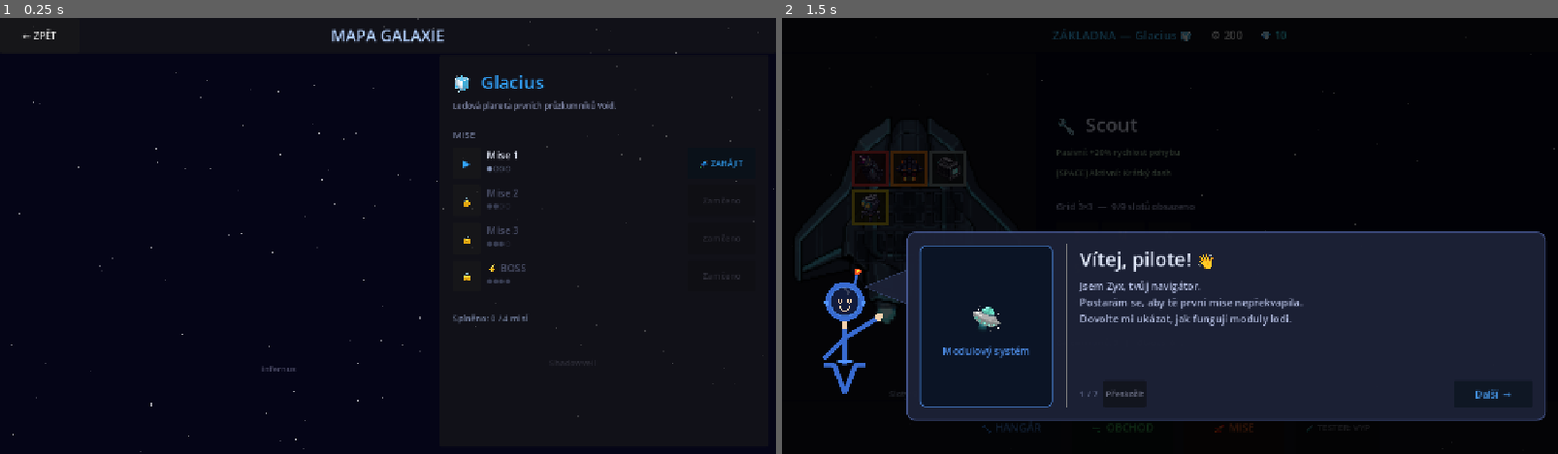
Above: before the commit, frames 1-2 (left to right).
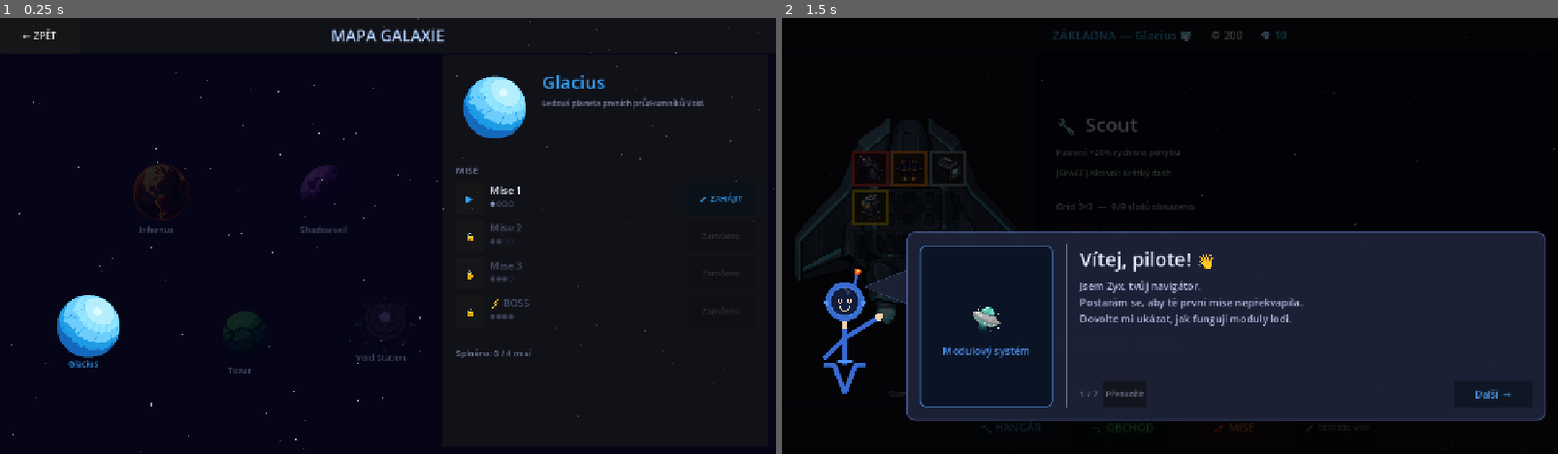
Above: after the commit, the same moments.

Repository: goldy714/Voidascend
Game: Godot game, scene res://scenes/planet_map.tscn
The game is run twice, just before and just after one commit, with the same random seed, the same clock (stepped at 60 frames per second) and the same inputs. This scene is started directly instead of the project's main scene.
Inputs:
- Up to frame 1 (0.25 s): no input
- Up to frame 2 (1.5 s): click "← ZPĚT" at 0.5 s; click "🔧 HANGÁR" at 1.25 s

The runs differ from the first frame. In frame 1, 3.8% of the frame differs, in the area x 7-96%, y 13-82%; in frame 2, nothing differs.

Commit message:
Add responsive planet map assets

Diff:
--- a/scripts/planet_map.gd
+++ b/scripts/planet_map.gd
@@ -1,20 +1,40 @@
 extends Node2D
 
 const PLANET_RADIUS: float = 56.0
-
-# Screen positions for each planet on the map
-const PLANET_POSITIONS: Dictionary = {
-	"glacius":     Vector2(210, 730),
-	"infernus":    Vector2(460, 510),
-	"toxar":       Vector2(700, 720),
-	"shadowveil":  Vector2(945, 500),
-	"void_station":Vector2(1165, 710),
+const PLANET_ART_DIR: String = "res://assets/fx"
+
+# Normalized positions inside the available map area.
+const PLANET_LAYOUT: Dictionary = {
+	"glacius":      Vector2(0.08, 0.76),
+	"infernus":     Vector2(0.30, 0.34),
+	"toxar":        Vector2(0.52, 0.78),
+	"shadowveil":   Vector2(0.74, 0.34),
+	"void_station": Vector2(0.94, 0.74),
 }
+
+const TOP_BAR_HEIGHT: float = 58.0
+const PANEL_MARGIN: float = 12.0
+const PANEL_GAP: float = 34.0
+const PANEL_MIN_WIDTH: float = 340.0
+const PANEL_MAX_WIDTH: float = 555.0
+const PANEL_WIDTH_RATIO: float = 0.42
+const COMPACT_WIDTH: float = 900.0
+const MAP_TOP_MARGIN: float = 42.0
+const MAP_SIDE_MARGIN: float = 64.0
+const MAP_BOTTOM_MARGIN: float = 92.0
 
 const MISSION_NAMES: Array[String] = ["Mise 1", "Mise 2", "Mise 3", "⚡ BOSS"]
 
 var _selected: String = ""
 var _panel_vbox: VBoxContainer
+var _mission_panel: PanelContainer
+var _bg_rect: ColorRect
+var _planet_art_rects: Dictionary = {}
+var _planet_emoji_labels: Dictionary = {}
+var _planet_name_labels: Dictionary = {}
+var _planet_buttons: Dictionary = {}
+var _planet_art_cache: Dictionary = {}
+var _last_viewport_size: Vector2 = Vector2.ZERO
 
 func _ready() -> void:
 	_build_bg()
@@ -23,11 +43,15 @@
 	_build_top_bar(ui)
 	_build_planet_nodes(ui)
 	_build_mission_panel(ui)
+	_update_layout(true)
 	_select_planet("glacius")
 
 func _unhandled_input(event: InputEvent) -> void:
 	if event.is_action_pressed("ui_cancel") and not event.is_echo():
 		SettingsMenu.open()
+
+func _process(_delta: float) -> void:
+	_update_layout()
 
 func _draw() -> void:
 	_draw_paths()
@@ -37,10 +61,10 @@
 # ── Background ────────────────────────────────────────────────
 
 func _build_bg() -> void:
-	var bg := ColorRect.new()
-	bg.color = Color(0.02, 0.02, 0.09)
-	bg.size = get_viewport_rect().size
-	add_child(bg)
+	_bg_rect = ColorRect.new()
+	_bg_rect.color = Color(0.02, 0.02, 0.09)
+	_bg_rect.size = get_viewport_rect().size
+	add_child(_bg_rect)
 	var rng := RandomNumberGenerator.new()
 	rng.seed = 53
 	var sz: Vector2 = get_viewport_rect().size
@@ -58,22 +82,25 @@
 	for i: int in range(GameData.PLANET_ORDER.size() - 1):
 		var pid_a: String = GameData.PLANET_ORDER[i]
 		var pid_b: String = GameData.PLANET_ORDER[i + 1]
-		var a: Vector2 = PLANET_POSITIONS[pid_a]
-		var b: Vector2 = PLANET_POSITIONS[pid_b]
+		var a: Vector2 = _planet_position(pid_a)
+		var b: Vector2 = _planet_position(pid_b)
 		var unlocked: bool = GameData.is_planet_unlocked(pid_b)
 		var col: Color = Color(0.35, 0.55, 0.90, 0.55) if unlocked \
 						else Color(0.18, 0.20, 0.30, 0.45)
 		var total: float = a.distance_to(b)
+		if total <= 0.001:
+			continue
 		var dir: Vector2 = (b - a) / total
-		var t: float = PLANET_RADIUS + 8.0
+		var radius: float = _planet_radius()
+		var t: float = radius + 8.0
 		var dash: float = 13.0
 		var gap: float  = 7.0
-		while t + dash < total - PLANET_RADIUS - 8.0:
+		while t + dash < total - radius - 8.0:
 			draw_line(a + dir * t, a + dir * (t + dash), col, 2.0)
 			t += dash + gap
 		# Arrow head near destination planet
 		if unlocked:
-			var tip: Vector2 = b - dir * (PLANET_RADIUS + 5.0)
+			var tip: Vector2 = b - dir * (radius + 5.0)
 			var perp: Vector2 = Vector2(-dir.y, dir.x)
 			draw_line(tip - dir * 9.0 + perp * 5.5, tip, col, 2.0)
 			draw_line(tip - dir * 9.0 - perp * 5.5, tip, col, 2.0)
@@ -81,36 +108,41 @@
 # ── Planet circle drawing ─────────────────────────────────────
 
 func _draw_planet(pid: String) -> void:
-	var pos: Vector2   = PLANET_POSITIONS[pid]
+	var pos: Vector2 = _planet_position(pid)
+	var radius: float = _planet_radius()
 	var pdata: Dictionary = GameData.PLANET_DATA[pid]
-	var col: Color     = pdata["color"]
+	var col: Color = pdata["color"]
 	var unlocked: bool = GameData.is_planet_unlocked(pid)
-	var done: int      = GameData.missions_done.get(pid, 0)
-	var is_sel: bool   = (_selected == pid)
+	var done: int = GameData.missions_done.get(pid, 0)
+	var is_sel: bool = (_selected == pid)
 
 	if not unlocked:
 		col = Color(0.16, 0.16, 0.22)
 
 	# Selection glow
 	if is_sel:
-		draw_circle(pos, PLANET_RADIUS + 14.0, Color(col.r, col.g, col.b, 0.10))
-		draw_arc(pos, PLANET_RADIUS + 9.0, 0.0, TAU, 48,
+		draw_circle(pos, radius + 14.0, Color(col.r, col.g, col.b, 0.10))
+		draw_arc(pos, radius + 9.0, 0.0, TAU, 48,
 			Color(col.r, col.g, col.b, 0.80), 2.5)
 
 	# Drop shadow
-	draw_circle(pos + Vector2(4.0, 5.0), PLANET_RADIUS, Color(0.0, 0.0, 0.0, 0.38))
-
-	# Body fill
-	draw_circle(pos, PLANET_RADIUS,
-		Color(col.r * 0.16, col.g * 0.18, col.b * 0.20, 0.97))
-
-	# Colored rim
-	draw_arc(pos, PLANET_RADIUS, 0.0, TAU, 48,
+	draw_circle(pos + Vector2(4.0, 5.0), radius, Color(0.0, 0.0, 0.0, 0.38))
+
+	var texture: Texture2D = _get_planet_art(pid)
+	if texture != null:
+		var rect := Rect2(
+			pos - Vector2(radius, radius),
+			Vector2(radius * 2.0, radius * 2.0)
+		)
+		var tint := Color(1.0, 1.0, 1.0, 1.0) if unlocked \
+				else Color(0.30, 0.30, 0.38, 0.46)
+		draw_texture_rect(texture, rect, false, tint)
+	else:
+		_draw_planet_body_fallback(pos, col, radius)
+
+	# Colored rim keeps progression state readable over detailed art.
+	draw_arc(pos, radius, 0.0, TAU, 48,
 		Color(col.r, col.g, col.b, 0.88 if unlocked else 0.22), 2.8)
-
-	# Inner sheen
-	draw_arc(pos, PLANET_RADIUS * 0.60, PI * 1.1, PI * 1.7, 12,
-		Color(1.0, 1.0, 1.0, 0.09), PLANET_RADIUS * 0.40)
 
 	# Padlock overlay on locked planets
 	if not unlocked:
@@ -126,7 +158,33 @@
 			Color(0.42, 0.44, 0.58, 0.85))
 
 	# Progress dots below
-	_draw_progress_dots(pos + Vector2(0.0, PLANET_RADIUS + 26.0), done, unlocked, col)
+	_draw_progress_dots(pos + Vector2(0.0, radius + 26.0), done, unlocked, col)
+
+func _draw_planet_body_fallback(pos: Vector2, col: Color, radius: float) -> void:
+	# Fallback for missing PNG assets; detailed art should be used in normal builds.
+	draw_circle(pos, radius,
+		Color(col.r * 0.16, col.g * 0.18, col.b * 0.20, 0.97))
+	draw_arc(pos, radius * 0.60, PI * 1.1, PI * 1.7, 12,
+		Color(1.0, 1.0, 1.0, 0.09), radius * 0.40)
+
+func _get_planet_art(pid: String) -> Texture2D:
+	var path: String = "%s/planet_%s.png" % [PLANET_ART_DIR, pid]
+	if _planet_art_cache.has(path):
+		return _planet_art_cache[path] as Texture2D
+
+	var texture: Texture2D = null
+	if ResourceLoader.exists(path, "Texture2D"):
+		texture = load(path) as Texture2D
+
+	if texture == null and FileAccess.file_exists(path):
+		var image: Image = Image.new()
+		var err: int = image.load(path)
+		if err == OK and not image.is_empty():
+			texture = ImageTexture.create_from_image(image)
+
+	if texture != null:
+		_planet_art_cache[path] = texture
+	return texture
 
 func _draw_progress_dots(base: Vector2, done: int, unlocked: bool, col: Color) -> void:
 	var gap: float = 15.0
@@ -150,23 +208,29 @@
 
 func _build_planet_nodes(ui: CanvasLayer) -> void:
 	for pid: String in GameData.PLANET_ORDER:
-		var pos: Vector2 = PLANET_POSITIONS[pid]
 		var pdata: Dictionary = GameData.PLANET_DATA[pid]
 		var col: Color = pdata["color"]
 		var unlocked: bool = GameData.is_planet_unlocked(pid)
 
-		# Emoji centered on circle
+		var planet_art := TextureRect.new()
+		planet_art.texture = _get_planet_art(pid)
+		planet_art.stretch_mode = TextureRect.STRETCH_KEEP_ASPECT_CENTERED
+		planet_art.mouse_filter = Control.MOUSE_FILTER_IGNORE
+		ui.add_child(planet_art)
+		_planet_art_rects[pid] = planet_art
+
+		# Emoji fallback for missing art. Hidden when PNG art is available.
 		var emo := Label.new()
 		emo.text = pdata["emoji"]
 		emo.add_theme_font_size_override("font_size", 28)
-		emo.position = pos - Vector2(17.0, 19.0)
 		emo.size = Vector2(34.0, 38.0)
 		emo.horizontal_alignment = HORIZONTAL_ALIGNMENT_CENTER
-		emo.vertical_alignment   = VERTICAL_ALIGNMENT_CENTER
+		emo.vertical_alignment = VERTICAL_ALIGNMENT_CENTER
 		emo.mouse_filter = Control.MOUSE_FILTER_IGNORE
 		if not unlocked:
 			emo.modulate = Color(0.0, 0.0, 0.0, 0.0)
 		ui.add_child(emo)
+		_planet_emoji_labels[pid] = emo
 
 		# Name label below circle
 		var nl := Label.new()
@@ -174,24 +238,154 @@
 		nl.add_theme_font_size_override("font_size", 14)
 		nl.add_theme_color_override("font_color",
 			col if unlocked else Color(0.28, 0.28, 0.38))
-		nl.position = Vector2(pos.x - 70.0, pos.y + PLANET_RADIUS + 4.0)
 		nl.size = Vector2(140.0, 22.0)
 		nl.horizontal_alignment = HORIZONTAL_ALIGNMENT_CENTER
 		nl.mouse_filter = Control.MOUSE_FILTER_IGNORE
 		ui.add_child(nl)
+		_planet_name_labels[pid] = nl
 
 		# Invisible click button (only unlocked planets clickable)
 		if unlocked:
 			var btn := Button.new()
-			var r: float = PLANET_RADIUS * 2.2
-			btn.position = pos - Vector2(r * 0.5, r * 0.5)
-			btn.size = Vector2(r, r)
 			btn.flat = true
 			for sname: String in ["normal", "hover", "pressed", "focus", "disabled"]:
 				btn.add_theme_stylebox_override(sname, StyleBoxEmpty.new())
 			btn.tooltip_text = pdata["name"]
 			btn.pressed.connect(func() -> void: _select_planet(pid))
 			ui.add_child(btn)
+			_planet_buttons[pid] = btn
+
+func _update_layout(force: bool = false) -> void:
+	var viewport_size: Vector2 = get_viewport_rect().size
+	if not force and viewport_size == _last_viewport_size:
+		return
+
+	_last_viewport_size = viewport_size
+	if _bg_rect != null:
+		_bg_rect.size = viewport_size
+	_layout_mission_panel(viewport_size)
+	_layout_planet_nodes()
+	if not _selected.is_empty():
+		_refresh_panel()
+	queue_redraw()
+
+func _layout_mission_panel(viewport_size: Vector2) -> void:
+	if _mission_panel == null:
+		return
+
+	if _is_compact_layout(viewport_size):
+		var panel_height: float = _compact_panel_height(viewport_size)
+		_mission_panel.anchor_left = 0.0
+		_mission_panel.anchor_right = 1.0
+		_mission_panel.anchor_top = 1.0
+		_mission_panel.anchor_bottom = 1.0
+		_mission_panel.offset_left = PANEL_MARGIN
+		_mission_panel.offset_right = -PANEL_MARGIN
+		_mission_panel.offset_top = -panel_height - PANEL_MARGIN
+		_mission_panel.offset_bottom = -PANEL_MARGIN
+	else:
+		var panel_width: float = _wide_panel_width(viewport_size)
+		_mission_panel.anchor_left = 1.0
+		_mission_panel.anchor_right = 1.0
+		_mission_panel.anchor_top = 0.0
+		_mission_panel.anchor_bottom = 1.0
+		_mission_panel.offset_left = -panel_width - PANEL_MARGIN
+		_mission_panel.offset_right = -PANEL_MARGIN
+		_mission_panel.offset_top = TOP_BAR_HEIGHT + 4.0
+		_mission_panel.offset_bottom = -PANEL_MARGIN
+
+func _layout_planet_nodes() -> void:
+	for pid: String in GameData.PLANET_ORDER:
+		var pos: Vector2 = _planet_position(pid)
+		var radius: float = _planet_radius()
+		var unlocked: bool = GameData.is_planet_unlocked(pid)
+		var texture: Texture2D = _get_planet_art(pid)
+
+		if _planet_art_rects.has(pid):
+			var art_rect: TextureRect = _planet_art_rects[pid] as TextureRect
+			art_rect.texture = texture
+			art_rect.visible = texture != null
+			art_rect.position = pos - Vector2(radius, radius)
+			art_rect.size = Vector2(radius * 2.0, radius * 2.0)
+			art_rect.modulate = Color.WHITE if unlocked else Color(0.30, 0.30, 0.38, 0.46)
+
+		if _planet_emoji_labels.has(pid):
+			var emo: Label = _planet_emoji_labels[pid] as Label
+			emo.position = pos - Vector2(17.0, 19.0)
+			emo.visible = unlocked and texture == null
+
+		if _planet_name_labels.has(pid):
+			var nl: Label = _planet_name_labels[pid] as Label
+			var pdata: Dictionary = GameData.PLANET_DATA[pid]
+			var col: Color = pdata["color"]
+			nl.position = Vector2(pos.x - 70.0, pos.y + radius + 4.0)
+			nl.add_theme_color_override("font_color",
+				col if unlocked else Color(0.28, 0.28, 0.38))
+
+		if _planet_buttons.has(pid):
+			var btn: Button = _planet_buttons[pid] as Button
+			var r: float = _planet_radius() * 2.2
+			btn.position = pos - Vector2(r * 0.5, r * 0.5)
+			btn.size = Vector2(r, r)
+
+func _planet_position(pid: String) -> Vector2:
+	var map_rect: Rect2 = _map_rect()
+	var radius: float = _planet_radius()
+	var layout: Vector2 = PLANET_LAYOUT.get(pid, Vector2(0.5, 0.5))
+	var pos: Vector2 = map_rect.position + Vector2(layout.x * map_rect.size.x, layout.y * map_rect.size.y)
+	var map_end: Vector2 = map_rect.position + map_rect.size
+	var min_x: float = map_rect.position.x + radius + 12.0
+	var max_x: float = map_end.x - radius - 12.0
+	var min_y: float = map_rect.position.y + radius + 10.0
+	var max_y: float = map_end.y - radius - 52.0
+	return Vector2(
+		_clampf_safe(pos.x, min_x, max_x),
+		_clampf_safe(pos.y, min_y, max_y)
+	)
+
+func _map_rect(viewport_size: Vector2 = Vector2.ZERO) -> Rect2:
+	if viewport_size == Vector2.ZERO:
+		viewport_size = get_viewport_rect().size
+
+	var left: float = max(MAP_SIDE_MARGIN, viewport_size.x * 0.055)
+	var top: float = TOP_BAR_HEIGHT + MAP_TOP_MARGIN
+	var right: float
+	var bottom: float
+
+	if _is_compact_layout(viewport_size):
+		bottom = viewport_size.y - _compact_panel_height(viewport_size) - PANEL_MARGIN - PANEL_GAP
+		right = viewport_size.x - left
+	else:
+		right = viewport_size.x - _wide_panel_width(viewport_size) - PANEL_MARGIN - PANEL_GAP
+		bottom = viewport_size.y - MAP_BOTTOM_MARGIN
+
+	var radius: float = _planet_radius(viewport_size)
+	var min_size := Vector2(radius * 3.0, radius * 2.7)
+	return Rect2(
+		Vector2(left, top),
+		Vector2(max(min_size.x, right - left), max(min_size.y, bottom - top))
+	)
+
+func _planet_radius(viewport_size: Vector2 = Vector2.ZERO) -> float:
+	if viewport_size == Vector2.ZERO:
+		viewport_size = get_viewport_rect().size
+	if _is_compact_layout(viewport_size):
+		return clampf(viewport_size.x / 14.0, 30.0, 46.0)
+	return PLANET_RADIUS
+
+func _wide_panel_width(viewport_size: Vector2) -> float:
+	return clampf(viewport_size.x * PANEL_WIDTH_RATIO, PANEL_MIN_WIDTH, PANEL_MAX_WIDTH)
+
+func _compact_panel_height(viewport_size: Vector2) -> float:
+	return clampf(viewport_size.y * 0.38, 230.0, 330.0)
+
+func _is_compact_layout(viewport_size: Vector2) -> bool:
+	return viewport_size.x < COMPACT_WIDTH
+
+func _clampf_safe(value: float, min_value: float, max_value: float) -> float:
+	if min_value > max_value:
+		return (min_value + max_value) * 0.5
+	return clampf(value, min_value, max_value)
 
 # ── Top bar ───────────────────────────────────────────────────
 
@@ -228,21 +422,13 @@
 # ── Mission panel (right side) ────────────────────────────────
 
 func _build_mission_panel(ui: CanvasLayer) -> void:
-	var panel := PanelContainer.new()
-	panel.anchor_left   = 1.0
-	panel.anchor_right  = 1.0
-	panel.anchor_top    = 0.0
-	panel.anchor_bottom = 1.0
-	panel.offset_left   = -555.0
-	panel.offset_top    = 62.0
-	panel.offset_right  = -12.0
-	panel.offset_bottom = -12.0
-	ui.add_child(panel)
+	_mission_panel = PanelContainer.new()
+	ui.add_child(_mission_panel)
 
 	var margin := MarginContainer.new()
 	for side: String in ["left", "right", "top", "bottom"]:
 		margin.add_theme_constant_override("margin_" + side, 22)
-	panel.add_child(margin)
+	_mission_panel.add_child(margin)
 
 	_panel_vbox = VBoxContainer.new()
 	_panel_vbox.add_theme_constant_override("separation", 10)
@@ -266,12 +452,40 @@
 	var col: Color = pdata.get("color", Color.WHITE)
 	var done: int  = GameData.missions_done.get(_selected, 0)
 
+	var header := HBoxContainer.new()
+	header.add_theme_constant_override("separation", 14)
+	_panel_vbox.add_child(header)
+
+	var preview_size: float = 82.0 if _is_compact_layout(get_viewport_rect().size) else 112.0
+	var texture: Texture2D = _get_planet_art(_selected)
+	if texture != null:
+		var preview := TextureRect.new()
+		preview.texture = texture
+		preview.custom_minimum_size = Vector2(preview_size, preview_size)
+		preview.stretch_mode = TextureRect.STRETCH_KEEP_ASPECT_CENTERED
+		preview.mouse_filter = Control.MOUSE_FILTER_IGNORE
+		header.add_child(preview)
+	else:
+		var fallback := Label.new()
+		fallback.text = pdata.get("emoji", "")
+		fallback.custom_minimum_size = Vector2(preview_size, preview_size)
+		fallback.horizontal_alignment = HORIZONTAL_ALIGNMENT_CENTER
+		fallback.vertical_alignment = VERTICAL_ALIGNMENT_CENTER
+		fallback.add_theme_font_size_override("font_size", int(preview_size * 0.42))
+		fallback.mouse_filter = Control.MOUSE_FILTER_IGNORE
+		header.add_child(fallback)
+
+	var header_text := VBoxContainer.new()
+	header_text.size_flags_horizontal = Control.SIZE_EXPAND_FILL
+	header_text.add_theme_constant_override("separation", 6)
+	header.add_child(header_text)
+
 	# Planet title
 	var title_lbl := Label.new()
-	title_lbl.text = "%s  %s" % [pdata.get("emoji", ""), pdata.get("name", _selected)]
-	title_lbl.add_theme_font_size_override("font_size", 30)
+	title_lbl.text = pdata.get("name", _selected)
+	title_lbl.add_theme_font_size_override("font_size", 26 if _is_compact_layout(get_viewport_rect().size) else 30)
 	title_lbl.add_theme_color_override("font_color", col)
-	_panel_vbox.add_child(title_lbl)
+	header_text.add_child(title_lbl)
 
 	# Description
 	var desc_lbl := Label.new()
@@ -279,7 +493,7 @@
 	desc_lbl.add_theme_font_size_override("font_size", 13)
 	desc_lbl.add_theme_color_override("font_color", Color(0.52, 0.55, 0.68))
 	desc_lbl.autowrap_mode = TextServer.AUTOWRAP_WORD_SMART
-	_panel_vbox.add_child(desc_lbl)
+	header_text.add_child(desc_lbl)
 
 	_panel_vbox.add_child(_gap(8))
 
Binary file changed: assets/fx/planet_glacius.png
Binary file added: assets/fx/planet_infernus.png
Binary file added: assets/fx/planet_shadowveil.png
Binary file added: assets/fx/planet_toxar.png
Binary file added: assets/fx/planet_void_station.png
